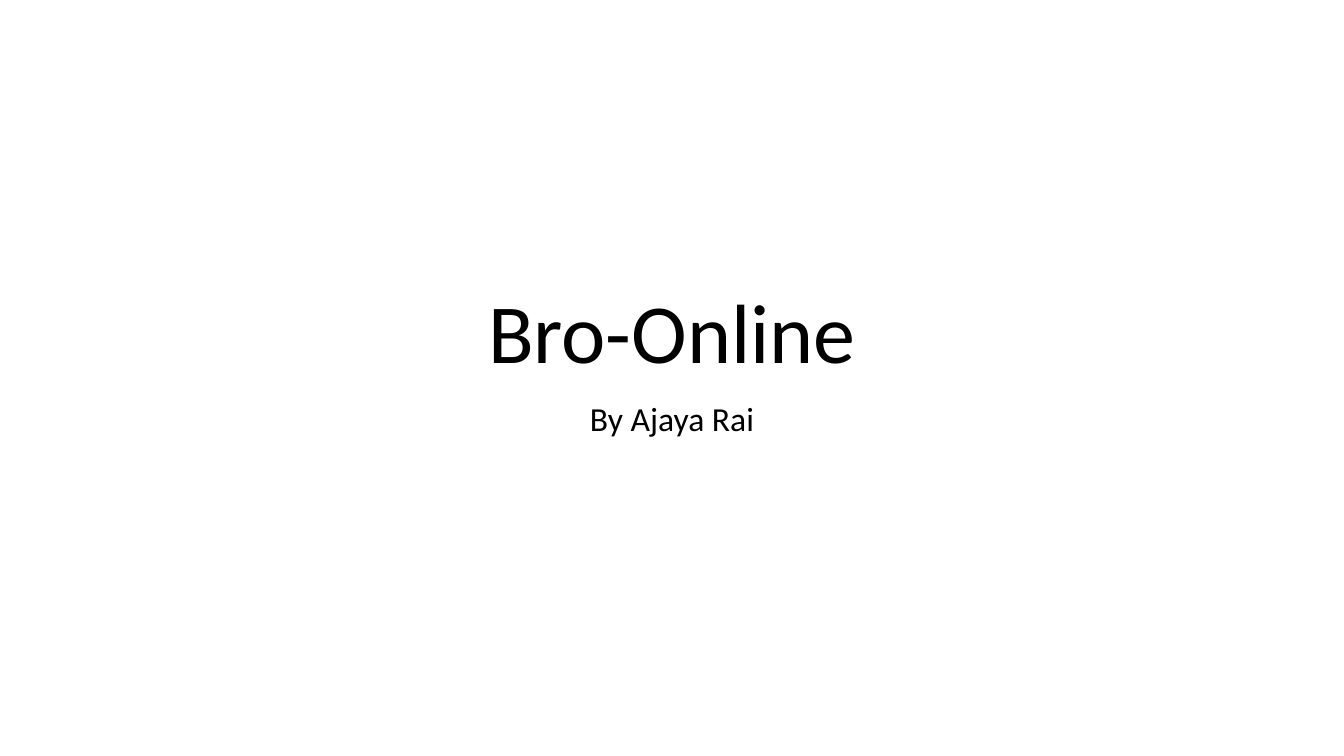
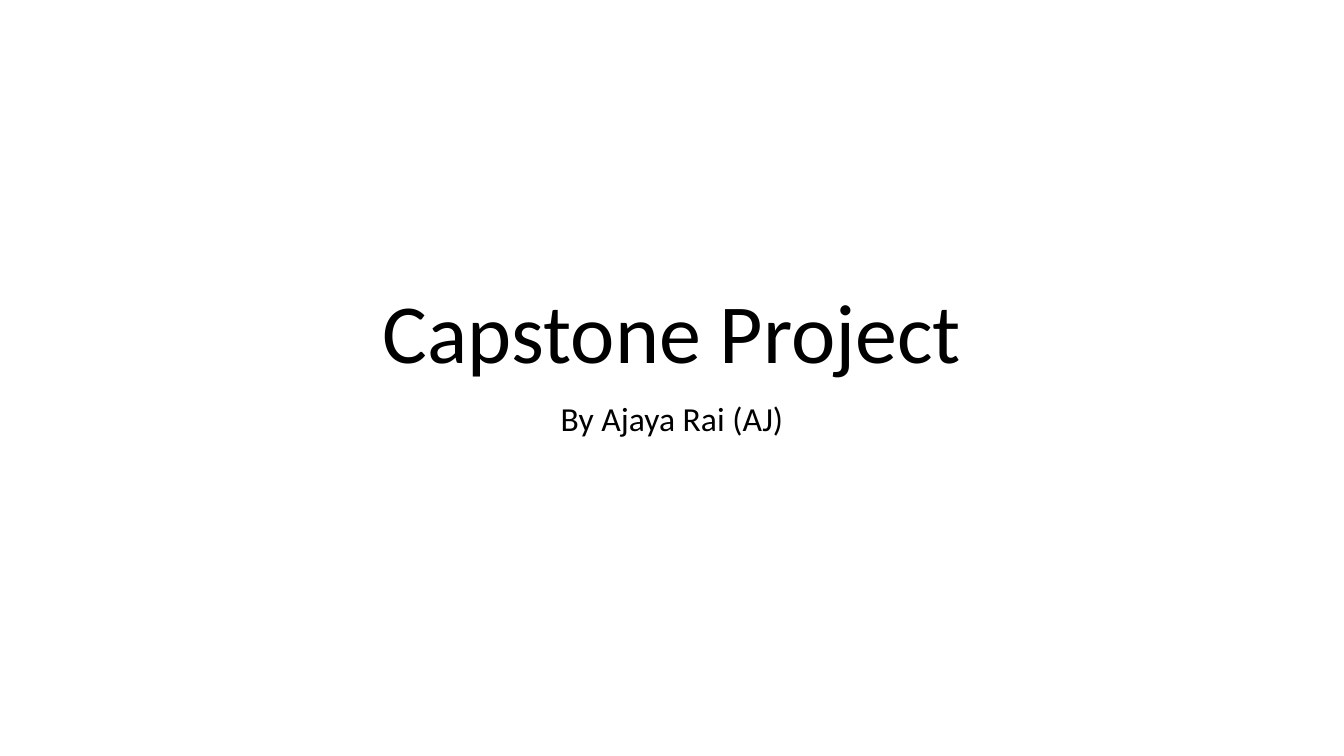
Before and after one commit to AjayaRai/bro-online, a slide deck: slide 1 of Challenge Week/Challenge Week Presentation.pptx. Drawn at 1344x756 pixels with LibreOffice and Linux fonts; fonts in the diff are those of the drawing. Boxes give left, top, right and bottom in pixels: in the first picture for what was removed or moved away, otherwise in the second. Text is boxed around its words. In the diff, an @@ line names an element or a change of style, - is before the commit and + after.

```diff
--- a/Challenge Week/Challenge Week Presentation.pptx
+++ b/Challenge Week/Challenge Week Presentation.pptx
@@ title at (383,305,961,378): text changed @@
-Bro-Online
+Capstone Project
@@ subtitle at (561,406,783,437): text changed @@
-By Ajaya Rai
+By Ajaya Rai (AJ)
```
Also in this commit, not shown: 2 other slides changed, 1 slide added, 1 slide removed, 1 other file.
